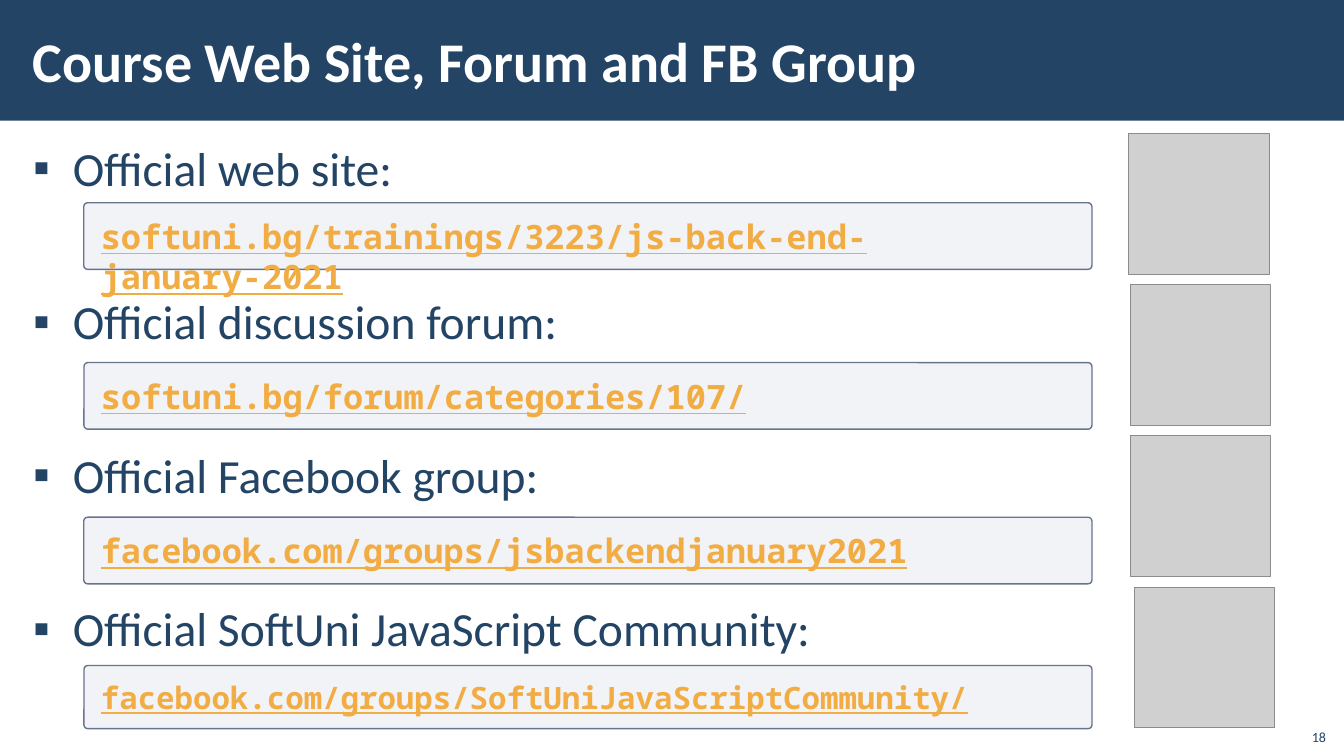
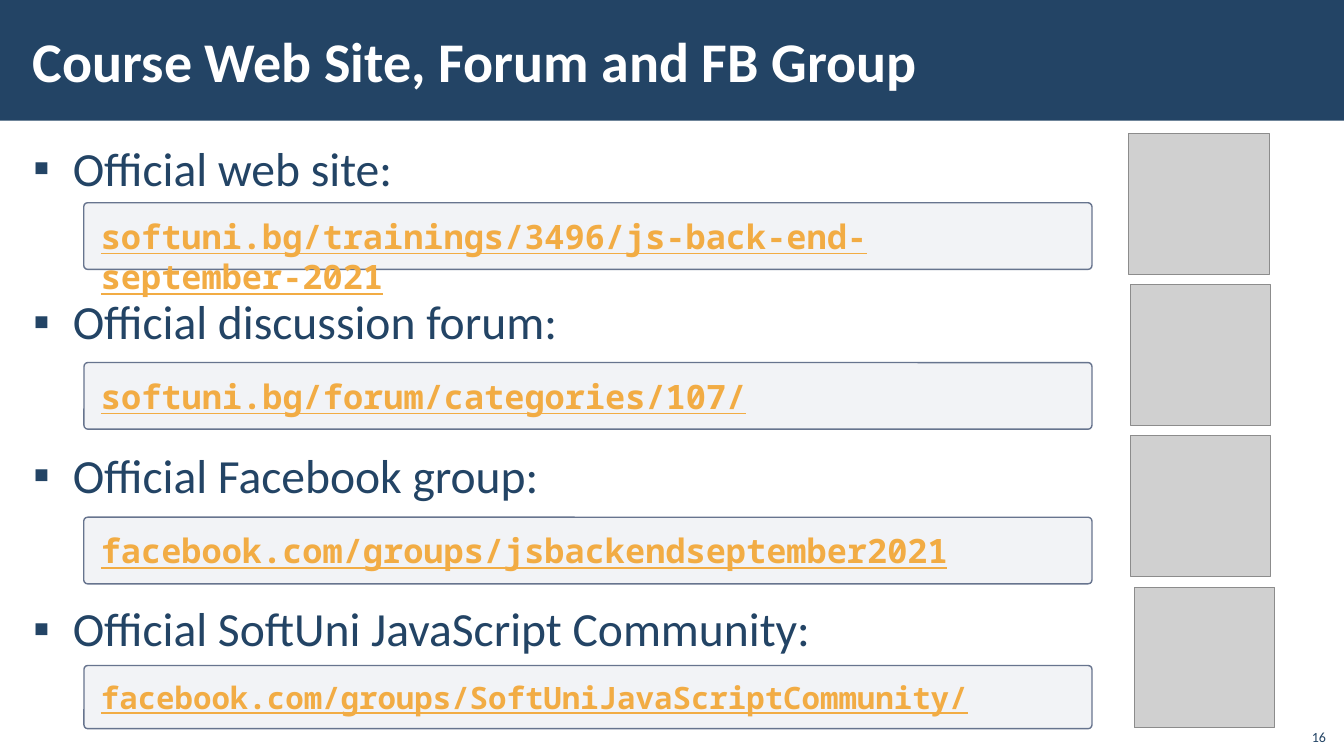
Before and after one commit to ErayErol/Software-University-Courses, a slide deck: slide 16 of 2021.09 - [ JS Back End ]/00 - [ Course Introduction ]/Presentation.pptx (slide 18 before the commit). Drawn at 1344x756 pixels with LibreOffice and Linux fonts; fonts in the diff are those of the drawing; grey boxes stand for pictures; background and template pictures are left out. Boxes give left, top, right and bottom in pixels: in the first picture for what was removed or moved away, otherwise in the second. Text is boxed around its words. In the diff, an @@ line names an element or a change of style, - is before the commit and + after.

```diff
--- a/2021.09 - [ JS Back End ]/00 - [ Course Introduction ]/Presentation.pptx
+++ b/2021.09 - [ JS Back End ]/00 - [ Course Introduction ]/Presentation.pptx
@@ text in rounded rectangle at (101,223,867,297): text changed @@
-softuni.bg/trainings/3223/js-back-end-january-2021
+softuni.bg/trainings/3496/js-back-end-september-2021
@@ text in rounded rectangle at (101,537,948,571): text changed @@
-facebook.com/groups/jsbackendjanuary2021
+facebook.com/groups/jsbackendseptember2021
@@ page number at (1312,732,1326,742): text changed @@
-18
+16
```
Also in this commit, not shown: 9 other slides changed, 7 slides added, 10 slides removed, 15 other files.
